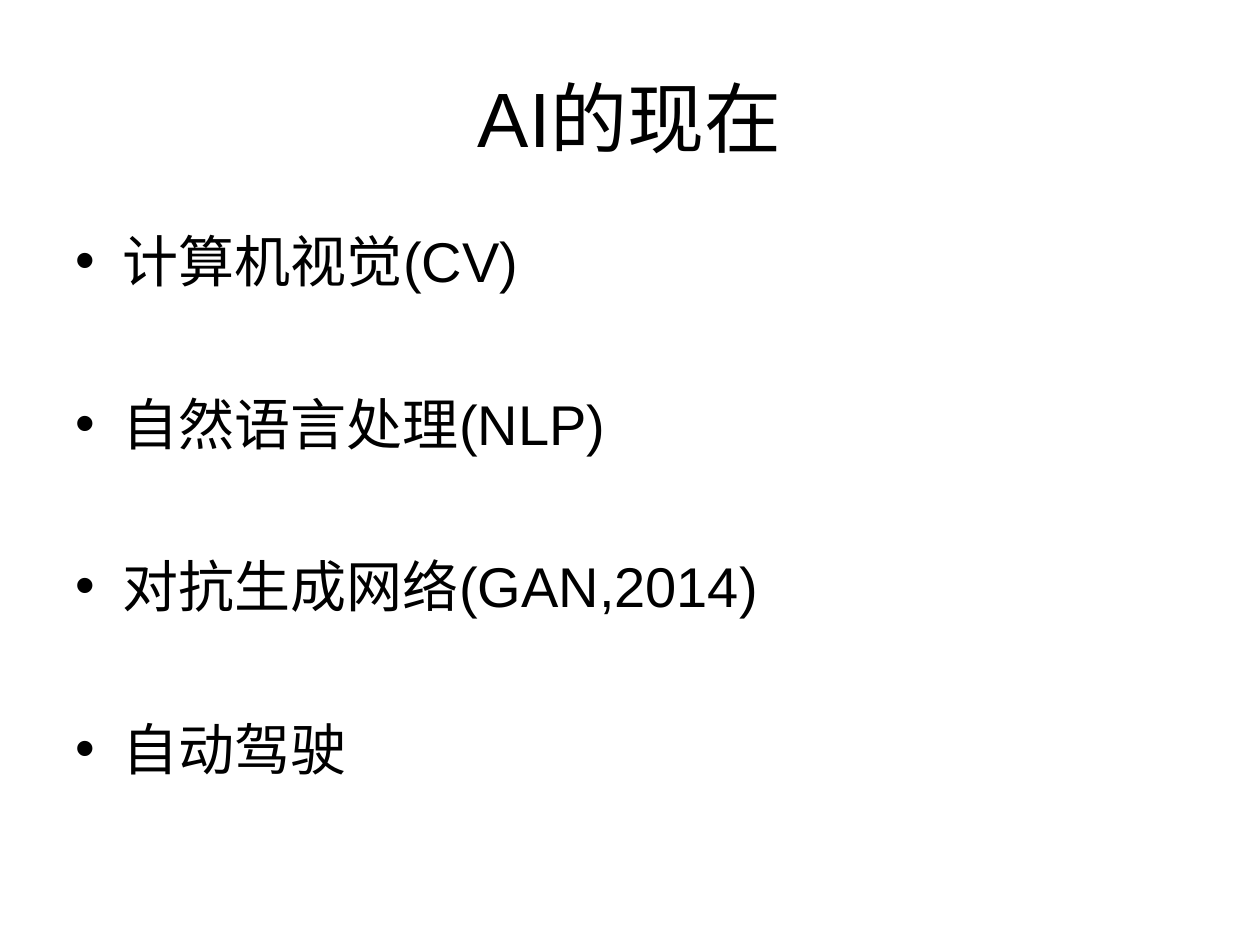
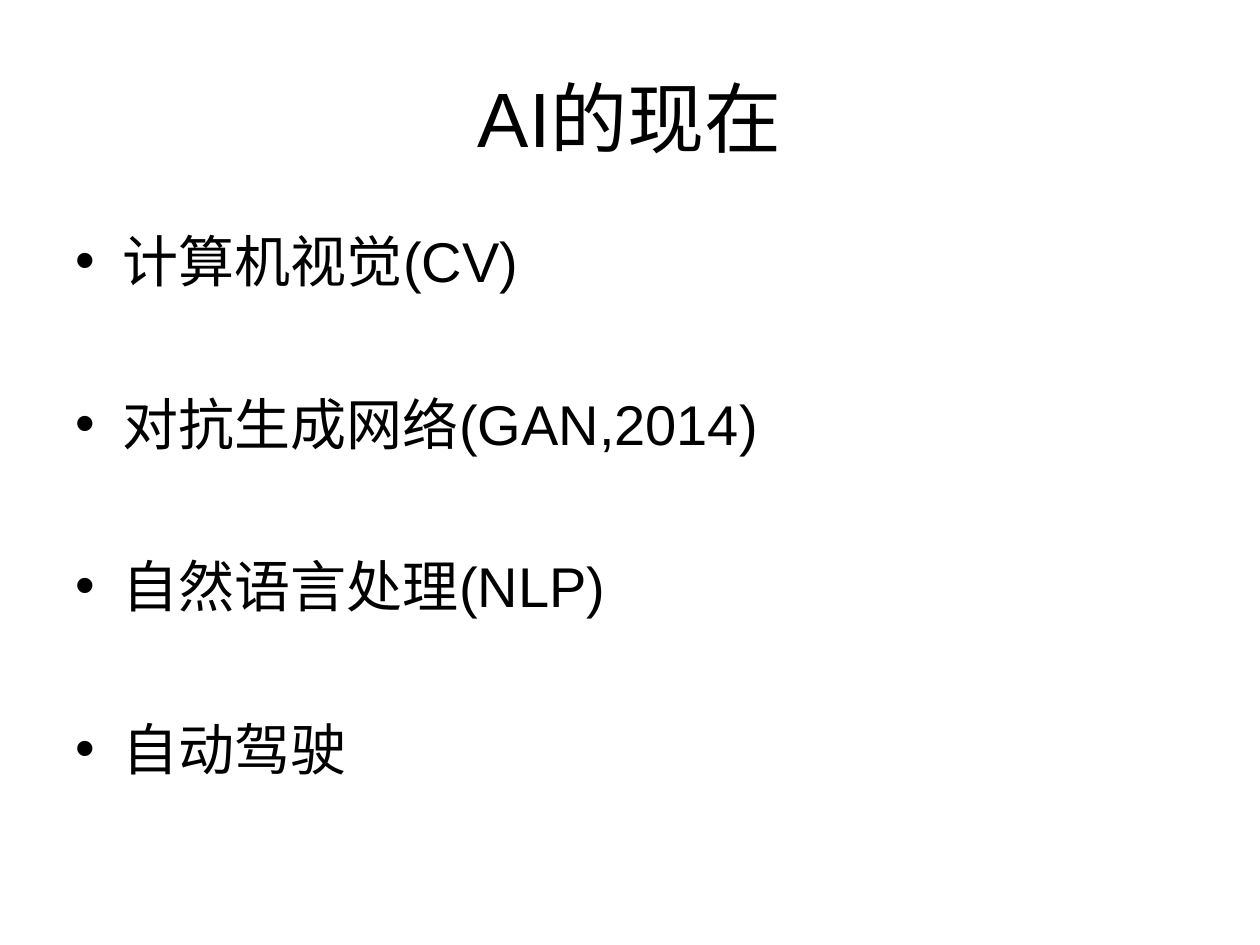
Before and after one commit to zhijie-ai/RL, a slide deck: slide 18 of rl-rec-practice/topk/code/AI的过去现在及未来.ppt (slide 17 before the commit). Drawn at 1260x945 pixels with LibreOffice and Linux fonts; fonts in the diff are those of the drawing. Boxes give left, top, right and bottom in pixels: in the first picture for what was removed or moved away, otherwise in the second. Text is boxed around its words. In the diff, an @@ line names an element or a change of style, - is before the commit and + after.

```diff
--- a/rl-rec-practice/topk/code/AI的过去现在及未来.ppt
+++ b/rl-rec-practice/topk/code/AI的过去现在及未来.ppt
@@ text at (123,397,758,457): paragraph added @@
+• 对抗生成网络(GAN,2014)
@@ text at (123,559,758,619): paragraph removed @@
-• 对抗生成网络(GAN,2014)
```
Also in this commit, not shown: 7 other slides changed, 19 slides added, 1 slide removed, 8 other files.
